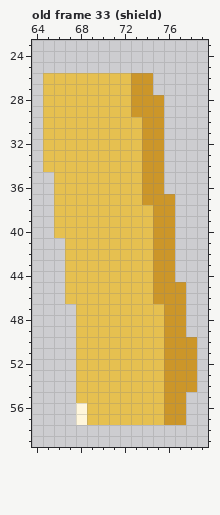
Pixel-art file -- Assets/persatacks.aseprite. This is how it looked before the edit.
80x80 pixels, 41 frames. Shown: old frame 33 (shield): x 64..79, y 23..59. The commit also changed other frames, which this record leaves out.
After:
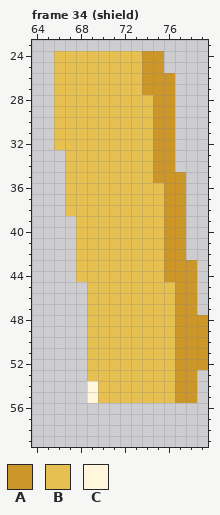
Palette (. is transparent): A #cc9629  B #e6c050  C #fff6db
A new or re-ordered frame is compared with the old frame closest to it.
Edits made:
frames 41 -> 49
Frame 34 (shield) is new; against old frame 33 (shield), layer "Layer 1":
Colour A is added in rows 24 to 25 at x 74 to 75; in rows 26 to 27 at x 75 to 76; in rows 28 to 34 at x 76; in rows 35 to 36 at x 76 to 77; in rows 37 to 42 at x 77; in rows 43 to 44 at x 77 to 78.
Colour A is added in rows 45 to 47 at x 78; in rows 48 to 49 at x 78 to 79; in rows 50 to 52 at x 79; in row 55 at x 78.
Colour B is added in rows 24 to 25 at x 66 to 73.
Colour B replaces colour A in rows 26 to 27 at x 73; in rows 28 to 29 at x 73 to 74; in rows 30 to 35 at x 74; in rows 36 to 37 at x 74 to 75; in rows 38 to 44 at x 75; in rows 45 to 46 at x 75 to 76.
Colour B replaces colour A in rows 47 to 55 at x 76.
Colour C replaces colour B in rows 54 to 55 at x 69.
Colour A is removed in rows 56 to 57 at x 76 to 77.
Colour B is removed in rows 26 to 32 at x 65; in rows 33 to 34 at x 65 to 66; in rows 35 to 38 at x 66; in rows 39 to 40 at x 66 to 67; in rows 41 to 44 at x 67; in rows 45 to 46 at x 67 to 68.
Colour B is removed in rows 47 to 55 at x 68; in rows 56 to 57 at x 69 to 75.
Colour C is removed in rows 56 to 57 at x 68.
Boxes around the changes in both pictures, in picture pixels (x1, y1, x2, y2):
changed: (43, 51, 208, 425)
